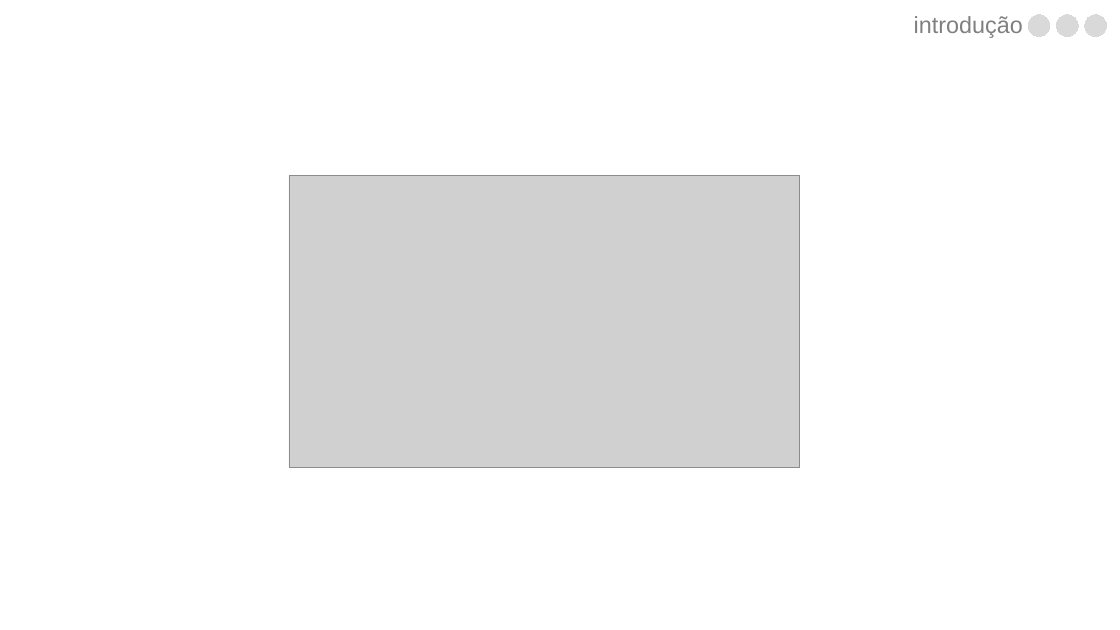
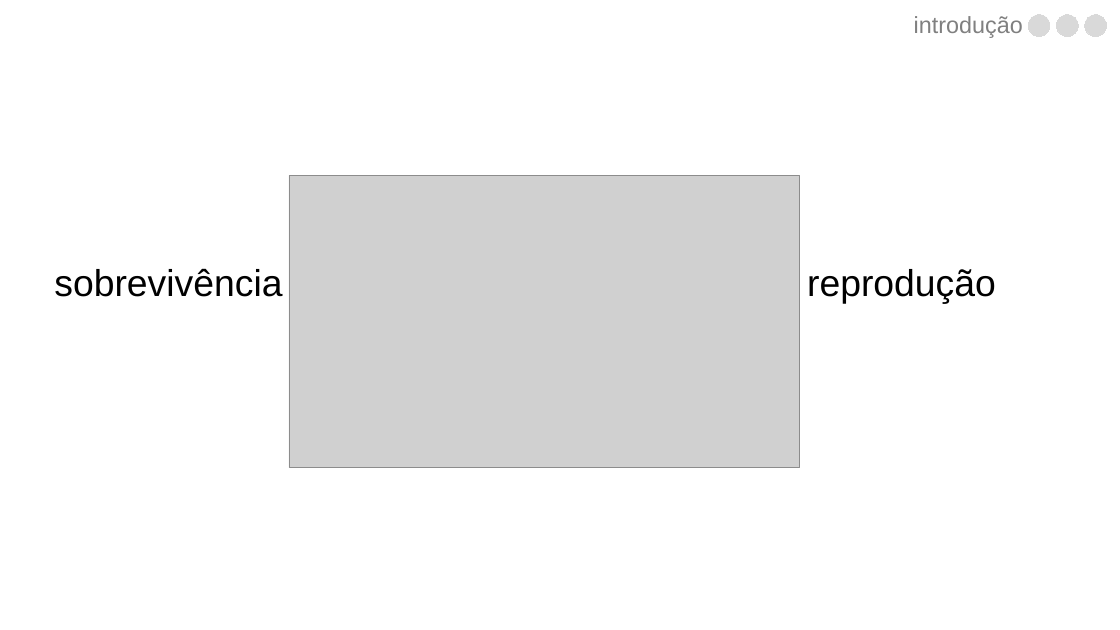
Before and after one commit to luisanovara/dissertacao, a slide deck: slide 31 of DEFESA.pptx (slide 32 before the commit). Drawn at 1120x630 pixels with LibreOffice and Linux fonts; fonts in the diff are those of the drawing; grey boxes stand for pictures. Boxes give left, top, right and bottom in pixels: in the first picture for what was removed or moved away, otherwise in the second. Text is boxed around its words. In the diff, an @@ line names an element or a change of style, - is before the commit and + after.

```diff
--- a/DEFESA.pptx
+++ b/DEFESA.pptx
@@ text added at box(54, 268, 282, 297), 32 pt, text #000000 @@
+sobrevivência
@@ text added at box(807, 269, 996, 304), 32 pt, text #000000 @@
+reprodução
```
Also in this commit, not shown: 10 slides added, 4 slides removed.
